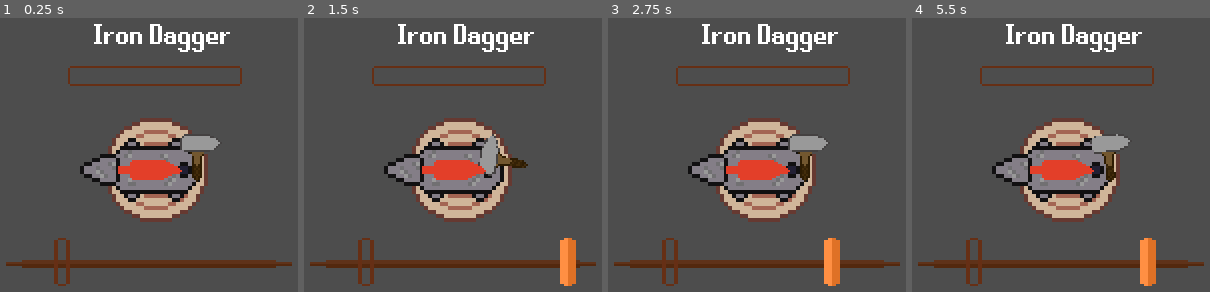
Above: before the commit, frames 1-4 (left to right).
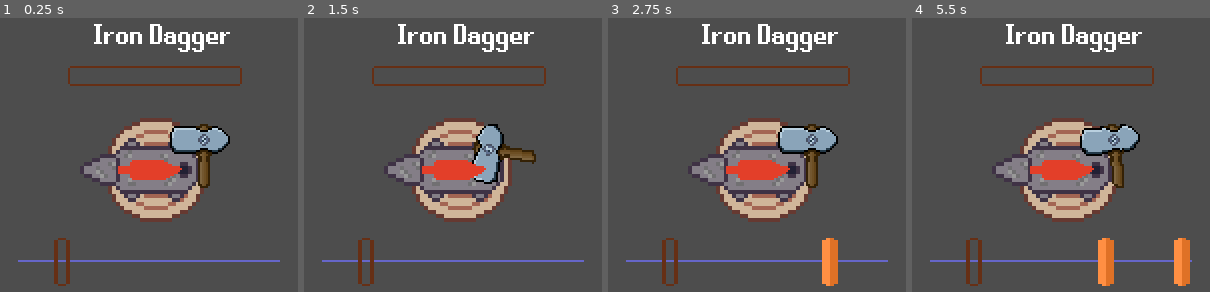
Above: after the commit, the same moments.

Repository: wildbeard/into-the-forge
Game: Godot game, scene res://Scenes/Forge.tscn
Two runs of this game, one before a commit and one after it. Both use one fixed random seed, a clock stepped at 60 frames per second and the inputs below. The project has no main scene, so this scene is started directly.
Inputs:
- Up to frame 1 (0.25 s): no input
- Up to frame 2 (1.5 s): tap Enter at 0.5 s; tap Space (spacebar) at 0.6, 1.35 s
- Up to frame 3 (2.75 s): tap Space (spacebar) at 2.1 s
- Up to frame 4 (5.5 s): tap Space (spacebar) every 0.75 s from 2.85 to 5.1 s

The runs differ from the first frame. In frame 1, 6.5% of the frame differs, in the area x 2-98%, y 38-92%; in frame 2, 7.1%; in frame 3, 6.7%; in frame 4, 8.8%, in the area x 2-98%, y 38-98%.

Commit message:
New assets

Diff:
--- a/Scenes/Forge.tscn
+++ b/Scenes/Forge.tscn
@@ -1,10 +1,11 @@
-[gd_scene load_steps=14 format=3 uid="uid://drh2otgqnqmrc"]
+[gd_scene load_steps=15 format=3 uid="uid://drh2otgqnqmrc"]
 
 [ext_resource type="Script" path="res://Scripts/ForgeScene.gd" id="1_re3g5"]
 [ext_resource type="Resource" uid="uid://b8vrih1dfvjxf" path="res://Resources/Craftable/Dagger_Iron.tres" id="2_pu408"]
 [ext_resource type="Texture2D" uid="uid://cmx0262ytux83" path="res://Assets/anvil.png" id="3_qtxwr"]
 [ext_resource type="Texture2D" uid="uid://bo46a6qq4lig6" path="res://Assets/hammer.png" id="3_rcdlu"]
 [ext_resource type="PackedScene" uid="uid://d3jrwkbus3a86" path="res://Scenes/Spawner.tscn" id="4_qipa2"]
+[ext_resource type="Texture2D" uid="uid://cw0tjf5s1q0ks" path="res://Assets/test-bar.png" id="4_toyu5"]
 [ext_resource type="Texture2D" uid="uid://cfiwtduc0jtd4" path="res://Assets/progressbar_over.png" id="5_w6nxv"]
 [ext_resource type="Texture2D" uid="uid://deg8dsawkc0a4" path="res://Assets/progressbar_progress.png" id="6_gr0my"]
 [ext_resource type="FontFile" uid="uid://yod4uopb6fe5" path="res://Assets/Fonts/runescape.ttf" id="7_3ewg1"]
@@ -37,10 +38,9 @@
 position = Vector2(160, 133)
 
 [node name="Sprite2D" type="Sprite2D" parent="SwingContainer"]
-modulate = Color(0.372549, 0.352941, 0.380392, 1)
-position = Vector2(-0.499996, 1.00001)
-scale = Vector2(7.94444, 0.999998)
-texture = ExtResource("6_gr0my")
+position = Vector2(-0.499994, 0)
+scale = Vector2(32.75, 0.0625)
+texture = ExtResource("4_toyu5")
 
 [node name="SwingArea" type="Node2D" parent="."]
 position = Vector2(116, 133)
@@ -82,8 +82,7 @@
 position = Vector2(224, 133)
 
 [node name="Hammer" type="Sprite2D" parent="."]
-position = Vector2(185, 81)
-scale = Vector2(0.75, 0.75)
+position = Vector2(185, 80)
 texture = ExtResource("3_rcdlu")
 
 [node name="Spawner" parent="." instance=ExtResource("4_qipa2")]
@@ -92,6 +91,7 @@
 material = SubResource("ShaderMaterial_kni5e")
 position = Vector2(160, 87)
 rotation = 1.5708
+scale = Vector2(-1, 1)
 
 [node name="CanvasLayer" type="CanvasLayer" parent="."]
 
--- a/Scripts/ForgeScene.gd
+++ b/Scripts/ForgeScene.gd
@@ -26,6 +26,8 @@
 
 	# If we immediately start and spawn the markerScene var isn't
 	# yet available in _on_spawner_spawn()
+	$Spawner.min = 0.5
+	$Spawner.max = 0.85
 	$Spawner/Timer.start(0.5)
 
 func _process(_delta):
Binary file changed: Assets/anvil.png
Binary file changed: Assets/hammer.png
Binary file added: Assets/test-bar.png
Not shown, added: Assets/test-bar.png.import
